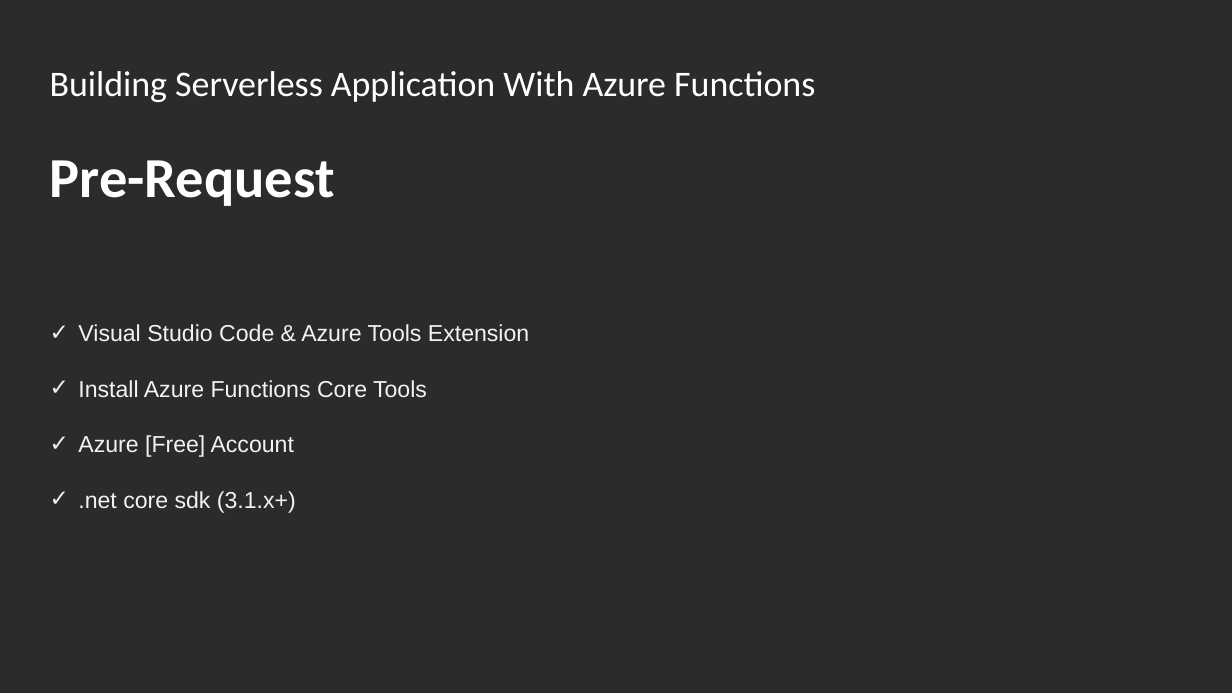
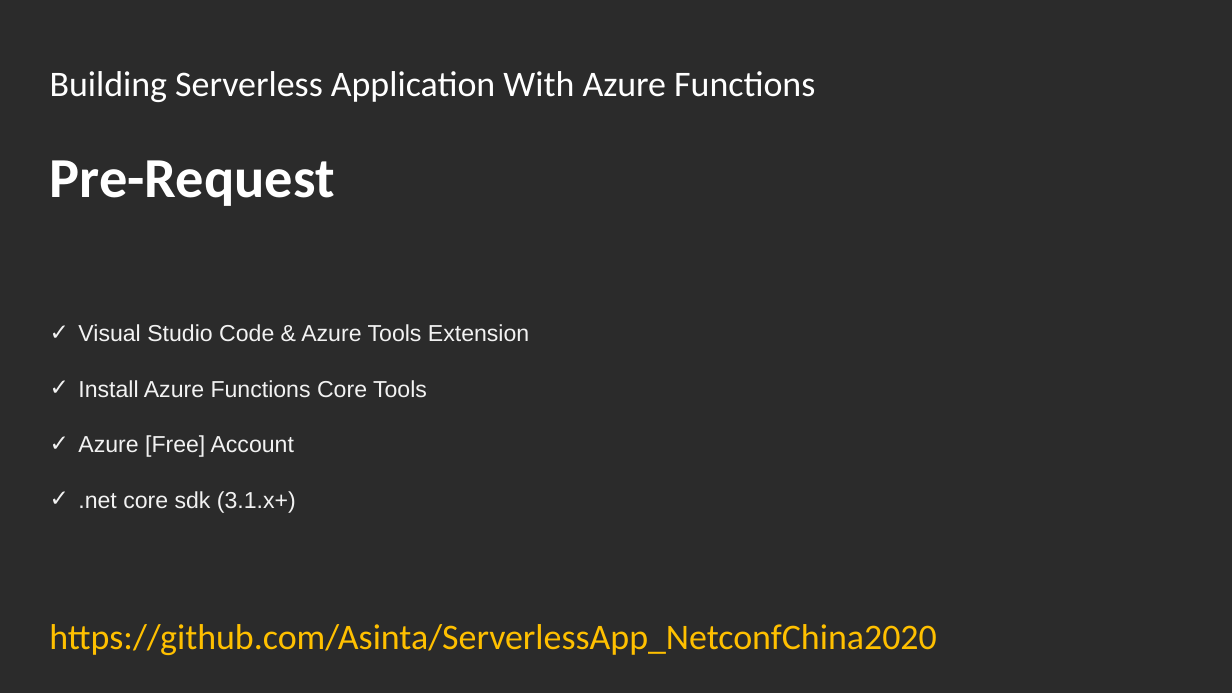
Before and after one commit to Asinta/ServerlessApp_NetconfChina2020, a slide deck: slide 3 of Building Serverless Application With Azure Functions - Li Yu - NetConfChina2020.pptx (slide 6 before the commit). Drawn at 1232x693 pixels with LibreOffice and Linux fonts; fonts in the diff are those of the drawing; background and template pictures are left out; a plain dark background stands for a picture behind light text. Boxes give left, top, right and bottom in pixels: in the first picture for what was removed or moved away, otherwise in the second. Text is boxed around its words. In the diff, an @@ line names an element or a change of style, - is before the commit and + after.

```diff
--- a/Building Serverless Application With Azure Functions - Li Yu - NetConfChina2020.pptx
+++ b/Building Serverless Application With Azure Functions - Li Yu - NetConfChina2020.pptx
@@ text added at (49,624,936,655), 28 pt, text #FFC000 @@
+https://github.com/Asinta/ServerlessApp_NetconfChina2020
```
Also in this commit, not shown: 3 other slides changed, 10 slides added, 7 slides removed.
